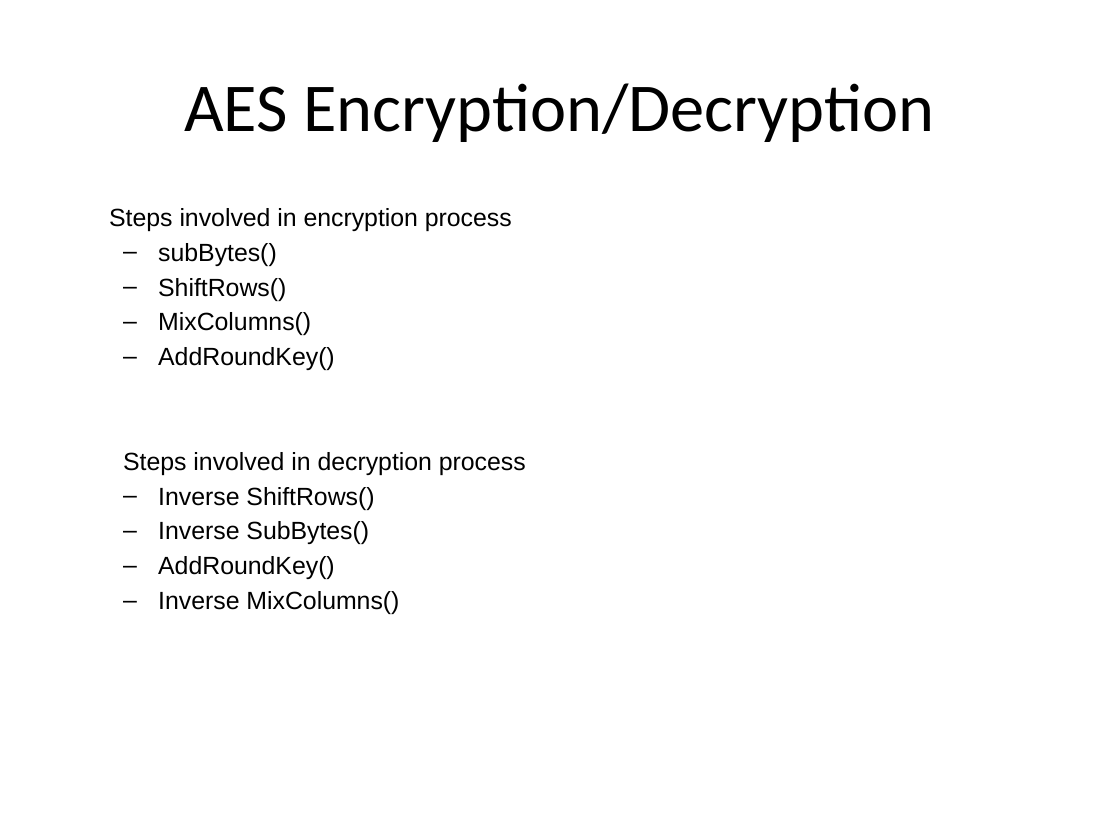
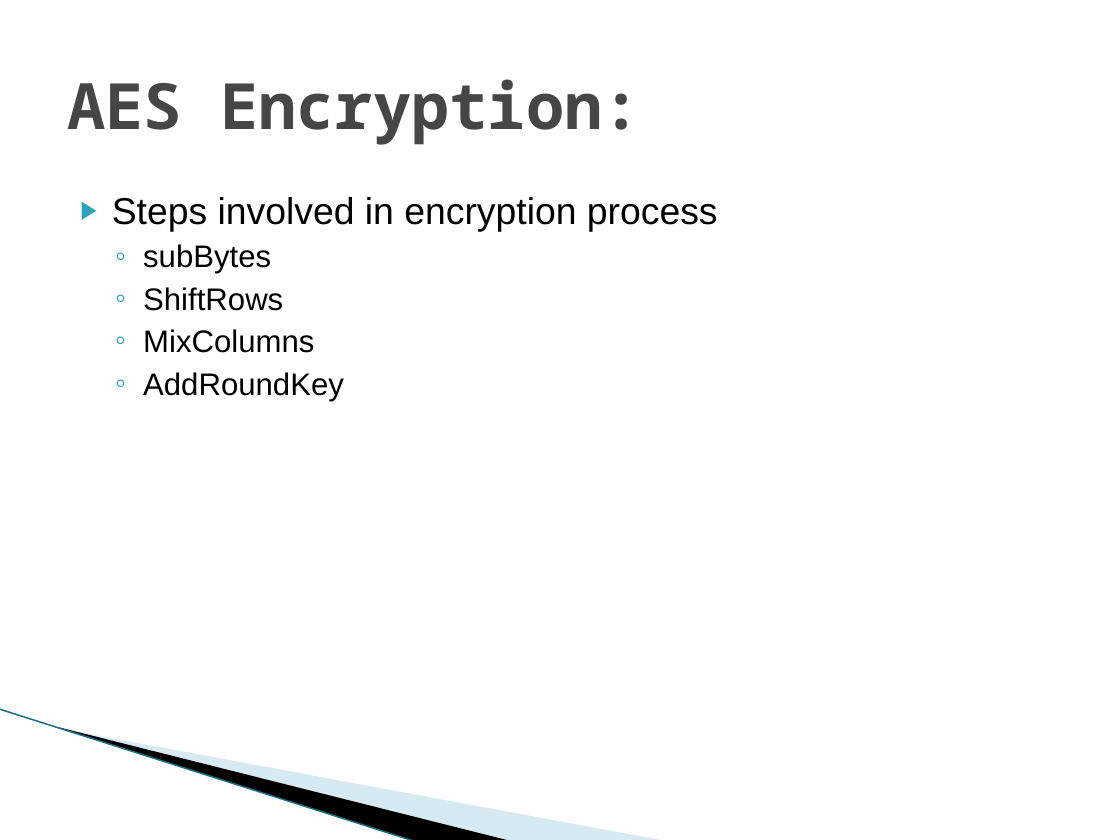
Before and after one commit to suryavalluri1/encryption_engineering, a slide deck: slide 2 of LabAssignemnts/AES_Project/Advanced Encryption Standards.pptx (slide 3 before the commit). Drawn at 1120x840 pixels with LibreOffice and Linux fonts; fonts in the diff are those of the drawing; background and template pictures are left out. Boxes give left, top, right and bottom in pixels: in the first picture for what was removed or moved away, otherwise in the second. Text is boxed around its words. In the diff, an @@ line names an element or a change of style, - is before the commit and + after.

```diff
--- a/LabAssignemnts/AES_Project/Advanced Encryption Standards.pptx
+++ b/LabAssignemnts/AES_Project/Advanced Encryption Standards.pptx
@@ title at <box>67,79,641,145</box>: text changed; size 44 to 41 pt; font Calibri to Noto Sans Mono; text colour #000000 to #464646; bold on @@
-AES Encryption/Decryption
+AES Encryption:
@@ text "Steps involved in encryption process": place and size @@
-text "Steps involved in encryption process" at <box>109,208,526,614</box>
+text "Steps involved in encryption process" at <box>112,197,718,401</box>
@@ text at <box>112,197,718,232</box>: size 16 to 24 pt in "Steps involved in encryption process"; bullet none to ▶ @@
@@ text at <box>143,244,344,401</box>: text changed; size 16 to 20 pt @@
-  – subBytes()
-  – ShiftRows()
-  – MixColumns()
-  – AddRoundKey()
-  Steps involved in decryption process
-  – Inverse ShiftRows()
-  – Inverse SubBytes()
-  – AddRoundKey()
-  – Inverse MixColumns()
+  ◦ subBytes
+  ◦ ShiftRows
+  ◦ MixColumns
+  ◦ AddRoundKey
@@ line added from (0, 709) to (416, 840), #97C5D8 0.95 pt @@
@@ freeform shape added at <box>59,727,512,840</box>, fill #000000 @@
@@ freeform shape added at <box>62,728,666,840</box>, fill #A0CBDC at 40% opacity @@
```
Also in this commit, not shown: 1 other slide changed, 1 slide added, 2 slides removed, 2 other files.
